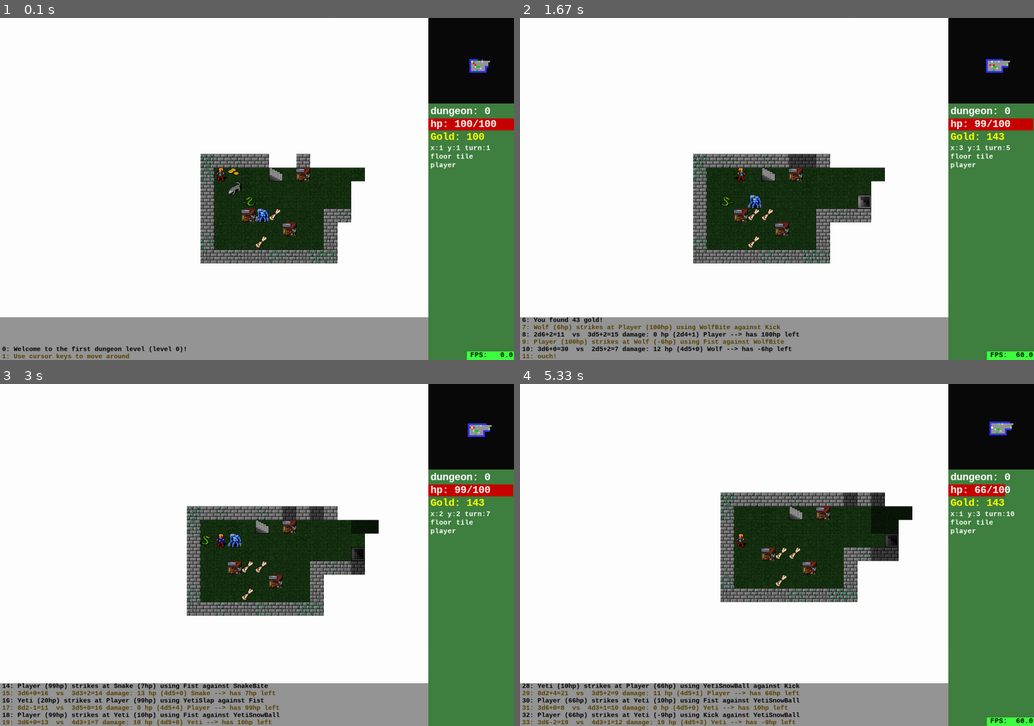
Above: before the commit, frames 1-4 (two rows, left to right).
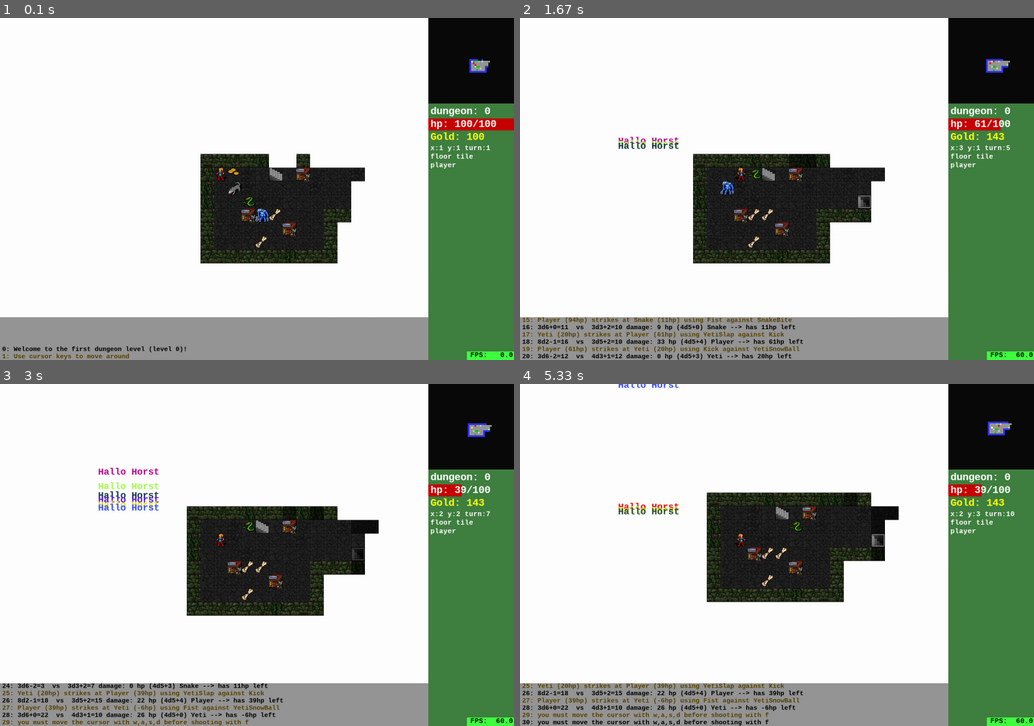
Above: after the commit, the same moments.

Repository: spheppner/roguebasin_python3
Game: pygame game, started from roguebasin_pygame.py
Two runs of this game, one before a commit and one after it. Both use one fixed random seed, a clock stepped at 60 frames per second and the inputs below.
Inputs:
- Up to frame 1 (0.1 s): no input
- Up to frame 2 (1.67 s): hold Right 0.33-0.8 s; hold Up 0.83-1.13 s; tap X at 0.9, 1.23, 1.53 s; tap F at 0.98 s; hold Right 1.17-1.63 s; tap Space at 1.32 s
- Up to frame 3 (3 s): hold Left 1.67-2.2 s; tap X at 1.73, 2.03, 2.3 s; hold Down 2.23-2.53 s; tap F at 2.38 s; tap 1 at 2.57 s
- Up to frame 4 (5.33 s): hold Down 4.4-4.77 s; tap X at 4.47, 4.87, 5.17 s; hold Left 4.8-5.27 s; tap F at 4.95 s; hold Right from 5.3 s (still down)

The runs differ from the first frame. In frame 1, 2.4% of the frame differs, in the area x 39-69%, y 39-72%; in frame 2, 6.3%; in frame 3, 6.6%; in frame 4, 8.9%, in the area x 0-96%, y 0-100%.

Commit message:
arrow shooting wit f key

Diff:
--- a/roguebasin_pygame.py
+++ b/roguebasin_pygame.py
@@ -21,7 +21,7 @@
 import os
 
 # declare constants
-ALPHABET = "abcdefghijklmnopqrstuvwxyz0123456789"
+ALPHABET = "abcdefghijklmnopqrstuvwxyzABCDEFGHIJKLMNOPQRSTUVWXYZ0123456789"
 
 
 
@@ -31,6 +31,212 @@
 # TODO Item
 # TODO Equipment
 # TODO Consumable
+
+
+class VectorSprite(pygame.sprite.Sprite):
+    """base class for sprites. this class inherits from pygames sprite class"""
+    number = 0
+    numbers = {} # { number, Sprite }
+
+    def __init__(self, **kwargs):
+        self._default_parameters(**kwargs)
+        self._overwrite_parameters()
+        pygame.sprite.Sprite.__init__(self, self.groups) #call parent class. NEVER FORGET !
+        self.number = VectorSprite.number # unique number for each sprite
+        VectorSprite.number += 1
+        VectorSprite.numbers[self.number] = self
+        self.create_image()
+        self.distance_traveled = 0 # in pixel
+        self.rect.center = (-300,-300) # avoid blinking image in topleft corner
+        if self.angle != 0:
+            self.set_angle(self.angle)
+
+    def _overwrite_parameters(self):
+        """change parameters before create_image is called"""
+        pass
+
+    def _default_parameters(self, **kwargs):
+        """get unlimited named arguments and turn them into attributes
+           default values for missing keywords"""
+
+        for key, arg in kwargs.items():
+            setattr(self, key, arg)
+        if "layer" not in kwargs:
+            self._layer = 4
+        else:
+            self._layer = self.layer
+        #if "static" not in kwargs:
+        #    self.static = False
+        if "pos" not in kwargs:
+            self.pos = pygame.math.Vector2(150,150)
+        if "move" not in kwargs:
+            self.move = pygame.math.Vector2(0,0)
+        if "radius" not in kwargs:
+            self.radius = 5
+        if "width" not in kwargs:
+            self.width = self.radius * 2
+        if "height" not in kwargs:
+            self.height = self.radius * 2
+        if "color" not in kwargs:
+            #self.color = None
+            self.color = (random.randint(0,255), random.randint(0,255), random.randint(0,255))
+        #if "hitpoints" not in kwargs:
+        #    self.hitpoints = 100
+        #self.hitpointsfull = self.hitpoints # makes a copy
+        #if "mass" not in kwargs:
+        #    self.mass = 10
+        #if "damage" not in kwargs:
+        #    self.damage = 10
+        if "bounce_on_edge" not in kwargs:
+            self.bounce_on_edge = False
+        if "kill_on_edge" not in kwargs:
+            self.kill_on_edge = False
+        if "warp_on_edge" not in kwargs:
+            self.warp_on_edge = False
+        if "angle" not in kwargs:
+            self.angle = 0 # facing right?
+        if "max_age" not in kwargs:
+            self.max_age = None
+        if "max_distance" not in kwargs:
+            self.max_distance = None
+        if "picture" not in kwargs:
+            self.picture = None
+        if "bossnumber" not in kwargs:
+            self.bossnumber = None
+        if "kill_with_boss" not in kwargs:
+            self.kill_with_boss = False
+        if "sticky_with_boss" not in kwargs:
+            self.sticky_with_boss = False
+        if "speed" not in kwargs:
+            self.speed = None
+        if "age" not in kwargs:
+            self.age = 0 # age in seconds
+
+    def kill(self):
+        if self.number in self.numbers:
+           del VectorSprite.numbers[self.number] # remove Sprite from numbers dict
+        pygame.sprite.Sprite.kill(self)
+
+    def create_image(self):
+        if self.picture is not None:
+            self.image = self.picture.copy()
+        else:
+            self.image = pygame.Surface((self.width,self.height))
+            self.image.fill((self.color))
+        #self.image = self.image.convert_alpha()
+        self.image0 = self.image.copy()
+        self.rect= self.image.get_rect()
+        self.width = self.rect.width
+        self.height = self.rect.height
+
+    def rotate(self, by_degree):
+        """rotates a sprite and changes it's angle by by_degree"""
+        self.angle += by_degree
+        oldcenter = self.rect.center
+        self.image = pygame.transform.rotate(self.image0, self.angle)
+        self.image.convert_alpha()
+        self.rect = self.image.get_rect()
+        self.rect.center = oldcenter
+
+    def set_angle(self, degree):
+        """rotates a sprite and changes it's angle to degree"""
+        self.angle = degree
+        oldcenter = self.rect.center
+        self.image = pygame.transform.rotate(self.image0, self.angle)
+        self.image.convert_alpha()
+        self.rect = self.image.get_rect()
+        self.rect.center = oldcenter
+
+    def update(self, seconds):
+        """calculate movement, position and bouncing on edge"""
+        # position and move are pygame.math.Vector2 objects
+        # ----- kill because... ------
+        #if self.hitpoints <= 0:
+        #    self.kill()
+        if self.max_age is not None and self.age > self.max_age:
+            self.kill()
+        if self.max_distance is not None and self.distance_traveled > self.max_distance:
+            self.kill()
+        # ---- movement with/without boss ----
+        if self.bossnumber is not None:
+            if self.kill_with_boss:
+                if self.bossnumber not in VectorSprite.numbers:
+                    self.kill()
+            if self.sticky_with_boss:
+                boss = VectorSprite.numbers[self.bossnumber]
+                #self.pos = v.Vec2d(boss.pos.x, boss.pos.y)
+                self.pos = pygame.math.Vector2(boss.pos.x, boss.pos.y)
+        self.pos += self.move * seconds
+        self.distance_traveled += self.move.length() * seconds
+        self.age += seconds
+        self.wallbounce()
+        self.rect.center = ( round(self.pos.x, 0), round(self.pos.y, 0) )
+
+    def wallbounce(self):
+        # ---- bounce / kill on screen edge ----
+        # ------- left edge ----
+        if self.pos.x < 0:
+            if self.kill_on_edge:
+                self.kill()
+            elif self.bounce_on_edge:
+                self.pos.x = 0
+                self.move.x *= -1
+            elif self.warp_on_edge:
+                self.pos.x = Viewer.width
+        # -------- upper edge -----
+        if self.pos.y  < 0:
+            if self.kill_on_edge:
+                self.kill()
+            elif self.bounce_on_edge:
+                self.pos.y = 0
+                self.move.y *= -1
+            elif self.warp_on_edge:
+                self.pos.y = Viewer.height
+        # -------- right edge -----
+        if self.pos.x  > Viewer.width:
+            if self.kill_on_edge:
+                self.kill()
+            elif self.bounce_on_edge:
+                self.pos.x = Viewer.width
+                self.move.x *= -1
+            elif self.warp_on_edge:
+                self.pos.x = 0
+        # --------- lower edge ------------
+        if self.pos.y   > Viewer.height:
+            if self.kill_on_edge:
+                self.hitpoints = 0
+                self.kill()
+            elif self.bounce_on_edge:
+                self.pos.y = Viewer.height
+                self.move.y *= -1
+            elif self.warp_on_edge:
+                self.pos.y = 0
+
+class Flytext(VectorSprite):
+    def __init__(self, text, fontsize=22, acceleration_factor = 1.02, max_speed= 300, **kwargs ):
+        """a text flying upward and for a short time and disappearing"""
+
+        VectorSprite.__init__(self, **kwargs)
+        ##self._layer = 7  # order of sprite layers (before / behind other sprites)
+        ##pygame.sprite.Sprite.__init__(self, self.groups)  # THIS LINE IS IMPORTANT !!
+        self.text = text
+        self.acceleartion_factor = acceleration_factor
+        self.max_speed = max_speed
+        self.kill_on_edge = True
+        self.image = make_text(self.text, self.color, fontsize)[0]  # font 22
+        self.rect = self.image.get_rect()
+
+    def update(self, seconds):
+        self.move *= self.acceleartion_factor
+        if self.move.length() > self.max_speed:
+            self.move.normalize_ip()
+            self.move *= self.max_speed
+        VectorSprite.update(self, seconds)
+
+class ArrowSprite(VectorSprite):
+
+    pass
+
 
 class NaturalWeapon():
 
@@ -710,6 +916,33 @@
                     self.player.calculate_scroll_list()
                     # kill this scroll instance in the dungeon
                     del Game.objects[o.number]
+
+
+    def fire_arrow(self):
+        """fires an arrow from player to Cursor.
+           returns flightpath if sucessfull fired, otherwise return False)"""
+        # TODO: check if player has enouth arrows in his inventory
+        if Game.cursor_y == 0 and Game.cursor_x == 0:
+            Game.log.append("you must move the cursor with w,a,s,d before shooting with f")
+            return False
+        # check if line of tiles in arrow path
+        flightpath = get_line((self.player.x, self.player.y), (self.player.x+Game.cursor_x, self.player.y+Game.cursor_y))
+        #flightpath = flightpath[:] # remove first tile, because it is blocked by player
+        victim = None
+        for i, (x,y) in enumerate(flightpath):
+            #print(Game.dungeon[self.player.z][y][x]) # TODO: highlight flightpath with cursor movement ?
+            if Game.dungeon[self.player.z][y][x].block_flying:
+                flightpath = flightpath[:i]
+                break
+            # monster blocking path (except player)
+            for o in [o for o in Game.objects.values() if o.z == self.player.z and o.y == y and o.x == x and isinstance(o, Monster) and o != self.player]:
+                # TODO: arrow damage calculation
+                Game.log.append("You hit the {} with your arrow!".format(o.__class__.__name__))
+                o.hitpoints -= 10
+                # TODO: kill Monster if hitpoints <= 0!
+                return flightpath
+        return flightpath # for animation
+        #print("flightpath", flightpath)
 
 
 
@@ -1207,7 +1440,6 @@
         self.image.set_colorkey((0, 0, 0))
         self.image.convert_alpha()
 
-
 class Viewer():
     width = 0  # screen x resolution in pixel
     height = 0  # screen y resolution in pixel
@@ -1223,6 +1455,8 @@
         Viewer.grid_size = grid_size  # make global readable
         Viewer.width = width
         Viewer.height = height
+        self.random1 = random.randint(1, 1000) # necessary for Viewer.wall_and_floor_theme
+        self.random2 = random.randint(1, 1000)
         pygame.init()
         # player center in pixel
         self.pcx = (width - Viewer.panel_width) // 2  # set player in the middle of the screen
@@ -1259,7 +1493,23 @@
         self.create_tiles()
         self.wall_and_floor_theme()
         self.cursor = Cursor()
+        self.prepare_spritegroups()
         self.run()
+
+    def prepare_spritegroups(self):
+        self.allgroup = pygame.sprite.LayeredUpdates()  # for drawing
+        self.flytextgroup = pygame.sprite.Group()
+
+        VectorSprite.groups = self.allgroup
+        Flytext.groups = self.allgroup, self.flytextgroup
+        ArrowSprite.groups = self.allgroup
+
+    def tile_to_pixel(self, x,y):
+        """get a tile coordinate and returns pixel coordinate"""
+        x2 =  self.pcx + (x - self.game.player.x) * Viewer.grid_size[0]
+        y2 =  self.pcy + (y - self.game.player.y) * Viewer.grid_size[1]
+        return x2, y2
+
 
     def load_images(self):
         """single images. char looks to the right by default?"""
@@ -1397,7 +1647,10 @@
         self.scroll_tiles = (pygame.Surface.subsurface(main_img, (188, 412, 27, 28)),
                              pygame.Surface.subsurface(main_dark_img, (188, 412, 27, 28)))
 
-
+        # ------ sprites -----
+        # arrow looking right
+        self.arrow_tiles = ( pygame.Surface.subsurface(main_img, (808,224,22,7)),
+                             pygame.Surface.subsurface(main_dark_img, (808,224,22,7)))
 
 
 
@@ -1418,20 +1671,24 @@
 
     def wall_and_floor_theme(self):
         """select a set of floor/walltiles, depending on level number (z)"""
-        # manipulate random seed so that each dungeon level always generate the same random tiles
-        random.seed(self.game.player.z)
+        # TODO: make one function out of this and call it twice
+        ## manipulate random seed so that each dungeon level always generate the same random tiles
+        ##random.seed(self.game.player.z)
         # ---------------------------- walls ----------------------
         # walls: all tiles 32x32, huge image is 1024x1280 x(topleft), y(topleft), how many elements to the right
-        walls = random.choice([(0, 0, 8),(256,0,8), (512,0,8), (768,0,8),
+        # create 2 very large integer numbers
+        a = self.game.player.z * self.random1
+        b = self.game.player.z * self.random2
+        walls = [(0, 0, 8),(256,0,8), (512,0,8), (768,0,8),
                  (0, 32, 8), (256, 32, 8), (512, 32, 8), (768, 32, 8),
                  (0, 64, 8), (256, 64, 8), (512, 64, 8), (768, 64, 8),
                  (0, 96, 8), (256, 96, 8), (512, 96, 8), (768, 96, 8),
                  (0, 128, 8), (256, 128, 8), (512, 128, 8), (768, 128, 8),
                  (0, 160, 8), (256, 160, 8), (512, 160, 8), (768, 160, 8),
                  (0, 192, 8), (256, 192, 8), (512, 192, 8), (768, 192, 4),
-                 ])
-
-        walls = (992,384,5)
+                 ]
+        walls = walls[a % len(walls)] # like random.choice, but with consistent result
+        #walls = (992,384,5)
 
         # ---- add single subimages to darkwalls and lightwalls---
         # x1,y1, x2,y2: 0,225, 32 , 256
@@ -1454,12 +1711,12 @@
         # floor.png 1024x960, tiles are 32x32
         # floors: all32x32: x(topleft), y(topleft), how many elements
 
-        ##floors = (928,512,10)
-
-        floors = random.choice([(576, 0, 9),(128,32,9), (416,32,9), (704,32,9), (256,64,9), (544,64,9),
+        floors = [(576, 0, 9),(128,32,9), (416,32,9), (704,32,9), (256,64,9), (544,64,9),
                                 (96,96,9), (384,96,9), (672,96,9), (224,128,9), (512,128,9),(64,160,4),
                                 (192,160,4), (320,160,4) , (448,160,9),
-                               ])
+                               ]
+        floors = floors[b % len(floors)] # like random.choice, but consistent
+        ##floors = (928,512,10)
         myfloors = []
         for i in range(floors[2]):
             x = floors[0] + i * 32
@@ -1675,6 +1932,7 @@
         # - y95 ------
 
         tilex, tiley = self.game.player.x + Game.cursor_x, self.game.player.y + Game.cursor_y
+        ##print("cursor is at ", tilex, tiley, "=", self.tile_to_pixel(tilex, tiley))
         t = Game.dungeon[self.game.player.z][tiley][tilex]
         write(self.panelscreen, text="x:{} y:{} turn:{}".format(tilex, tiley, self.game.turn), x=5, y=95, color=(255, 255, 255),
               font_size=16)
@@ -1749,31 +2007,11 @@
         self.redraw = True
         #self.redraw = True
 
-    def play_animation(self, animation):
-        # --- draw laser beam -----
-        c = (0, 0, random.randint(10, 250))
-        w = random.randint(1, 4)
-        d = 8  # distance from corner of grid toward center for laser start points
-        startpoints = [(d, d),
-                       (self.grid_size[0] - d, d),
-                       (d, self.grid_size[1] - d),
-                       (self.grid_size[0] - d, self.grid_size[1] - d)]
-        lasertarget = (Game.cursor_x, Game.cursor_y)
-        for x, y in startpoints:
-            pygame.draw.line(self.screen, c,
-                             (self.pcx + x, self.pcy + y),
-                             (self.pcx + self.grid_size[0] // 2 + lasertarget[0] * self.grid_size[0],
-                              self.pcy + self.grid_size[1] // 2 + lasertarget[1] * self.grid_size[1]),
-                             w)
-
-        pygame.display.flip()
-        self.screen.blit(self.background, (0, 0))
-        # --- order of drawing (back to front) ---
-        self.draw_dungeon()
-        self.draw_radar()
-        self.draw_panel()
-        self.draw_log()
-        #continue
+    def animate_sprites_only(self, seconds):
+        self.allgroup.clear(self.screen, self.spriteless_background)
+        self.allgroup.update(seconds)
+        self.allgroup.draw(self.screen)
+        pygame.display.update()
 
     def run(self):
         """The mainloop"""
@@ -1783,9 +2021,9 @@
         self.game.make_fov_map()
         self.redraw = True
         # exittime = 0
-
+        self.spriteless_background = pygame.Surface((Viewer.width, Viewer.height))
         show_range = False
-        animation = 0
+        animation = 0 # how many seconds animation should be played until the game accept inputs, new turn etc again
         reset_cursor = True
         log_lines = len(Game.log)
         while running:
@@ -1796,25 +2034,20 @@
             milliseconds = self.clock.tick(self.fps)  #
             seconds = milliseconds / 1000
             # --- redraw whole screen if animation has ended ----
-            if animation > self.playtime and animation < (self.playtime + seconds):
-                self.redraw = True
+            #if animation > self.playtime and animation < (self.playtime + seconds):
+            #    self.redraw = True
 
             self.playtime += seconds
 
             # ---------animation -------
             if animation > self.playtime:
-                self.play_animation(animation)
+                self.animate_sprites_only(seconds)
                 continue # ignore rest of main loop
 
             # ----------- End of animation --------------
             # ------------ pressed keys (in this moment pressed down)------
             pressed_keys = pygame.key.get_pressed()
-            #if pressed_keys[pygame.K_LSHIFT]:
-            #    show_range = True
-            #else:
-            #    show_range = False
-
-            # self.oldscreen = self.screen
+
             # -------- events ------
             for event in pygame.event.get():
                 if event.type == pygame.QUIT:
@@ -1859,9 +2092,8 @@
 
                     # ---- shoot laser beam to cursor -----
                     if event.key == pygame.K_1:
-                        # laser = 1
-
-                        animation = self.playtime + 1
+                        # play animation only for 2 seconds
+                        animation = self.playtime + 2
                     # ---- -simple player movement with cursor keys -------
                     if event.key in ( pygame.K_RIGHT, pygame.K_KP6 ) :
                         self.new_turn()
@@ -1910,6 +2142,34 @@
                                 self.game.player.hitpoints += 1
 
                         self.redraw = True
+
+                    if event.key == pygame.K_x:
+                        Flytext(text="Hallo Horst", pos=pygame.math.Vector2(300,300), move=pygame.math.Vector2(0,-10), max_age=15)
+
+                    if event.key == pygame.K_f:
+                        # fire arrow to cursor
+                        path =  self.game.fire_arrow()
+                        if path:
+
+                            speed = 150 # pixel / second
+                            # arrow was sucessfully fired
+                            target = self.tile_to_pixel(path[-1][0], path[-1][1]) # destination coordinate in pixel
+                            movevector = pygame.math.Vector2((target[0]-self.pcx), (target[1]-self.pcy))
+                            #print("movevector", mfdd)
+                            distance = movevector.length()
+                            movevector.normalize_ip() # reduce to lenght 1
+                            movevector *= speed   #
+                            self.animation = self.playtime + distance / speed  # arrow flies 10 tiles per second
+                            #print("animation duration:", self.animation- self.playtime)
+                            # arrow shall start in the middle of tile, not in the topleft corner
+                            startpos = pygame.math.Vector2(self.pcx+ Viewer.grid_size[0]//2, self.pcy+Viewer.grid_size[1]//2)
+                            image = pygame.transform.rotate(self.arrow_tiles[0], movevector.angle_to(pygame.math.Vector2(1,0)))
+
+                            ArrowSprite(pos=startpos, move=movevector, max_distance = distance, picture=image)
+                            self.animate_sprites_only(seconds)
+                            self.new_turn()
+
+
                     if event.key in ( pygame.K_LESS, pygame.K_GREATER) :
                         self.new_turn()
                         # go up a level
@@ -1942,7 +2202,15 @@
                         self.redraw = True
 
             # ============== draw screen =================
-            dirtyrects = []
+            #screen_without_sprites = self.screen.copy()
+            #self.allgroup.clear(bgd=self.screen)
+            self.allgroup.clear(self.screen, self.spriteless_background )
+
+            self.allgroup.update(seconds)
+
+            #dirtyrects = []
+            dirtyrects =  self.allgroup.draw(self.screen)
+
             if self.redraw:
 
                 if reset_cursor:
@@ -1957,6 +2225,7 @@
                 dirtyrects.append((0, 0, Viewer.width, Viewer.height))
                 # self.draw_panel()
                 self.draw_log()
+                self.spriteless_background.blit(self.screen, (0,0))
 
             elif len(Game.log) > log_lines:
                 self.draw_log()   # always draw log
@@ -1988,19 +2257,15 @@
             write(self.screen, text=fps_text, origin="bottomright", x=Viewer.width - 2, y=Viewer.height - 2,
                   font_size=16, bold=True, color=(0, 0, 0))
 
-            #if show_range:
-            #    pygame.draw.circle(self.screen, (200, 0, 0),
-            #                       (self.pcx, self.pcy),
-            #                       Game.torch_radius * self.grid_size[0], 1)
+
             # ------ Cursor -----
-
+            # is NOT a sprite!
             if Game.cursor_y != 0 or Game.cursor_x != 0: # only blit cursor if outside player
                 self.cursor.create_image()
                 self.screen.blit(self.cursor.image, (
                     self.pcx + Game.cursor_x * self.grid_size[0],
                     self.pcy + Game.cursor_y * self.grid_size[1]))
             # -------- next frame -------------
-            #pygame.display.flip() # use update(rectlist) instead
             pygame.display.update(dirtyrects)
         # -----------------------------------------------------
         pygame.mouse.set_visible(True)
